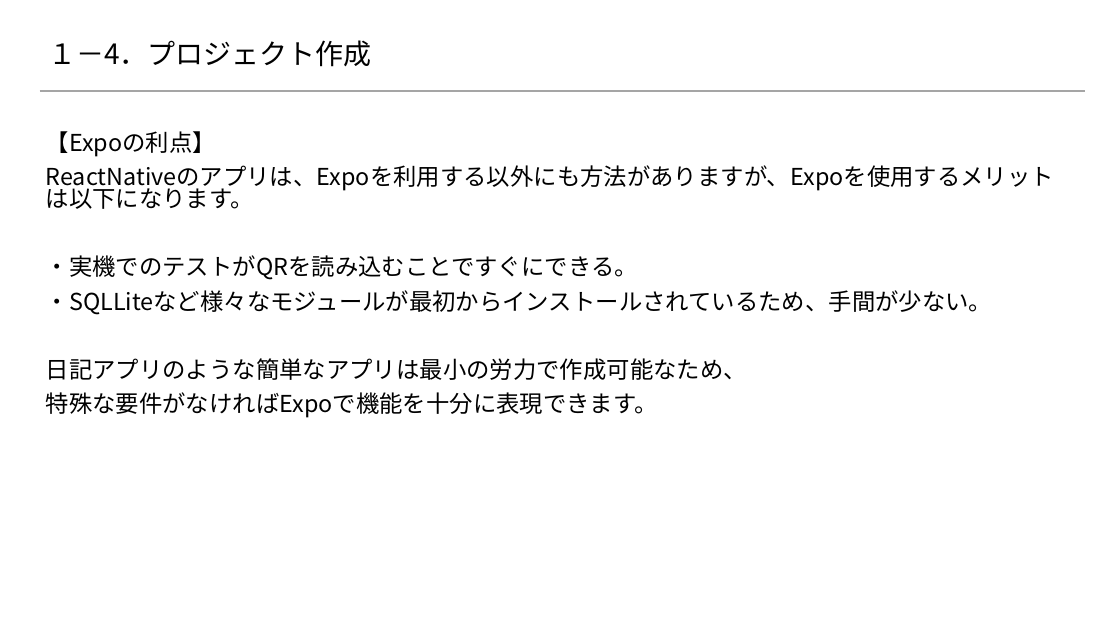
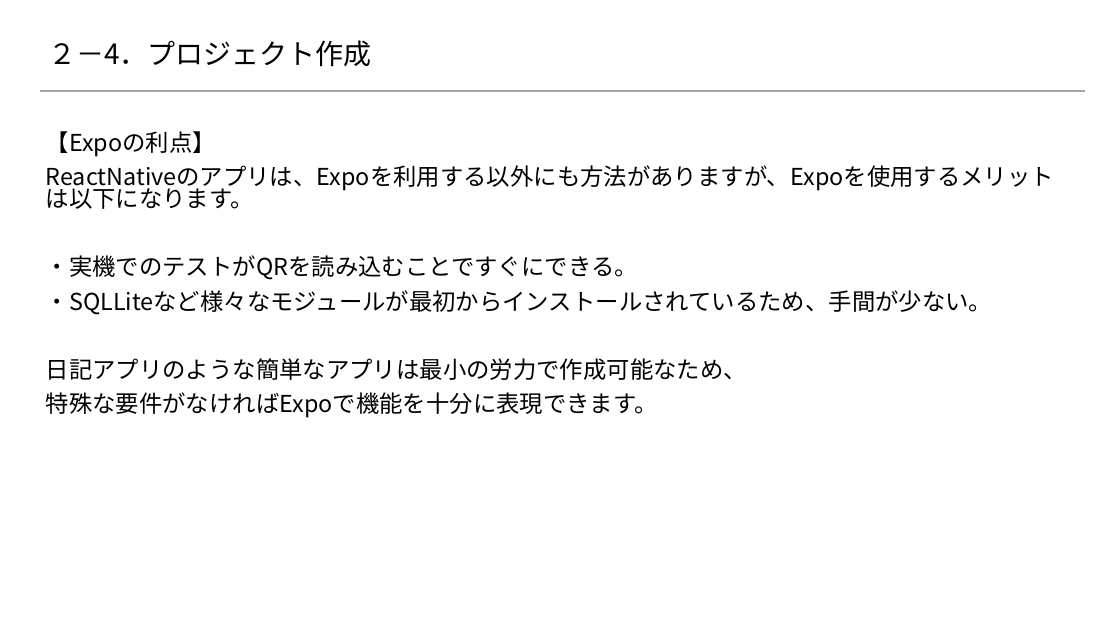
Before and after one commit to 2018SYSTEMI34/diary, a slide deck: slide 9 of doc/02_SlideShare/01.ネタ/4_スマホアプリ開発/dairy.pptx (slide 7 before the commit). Drawn at 1120x630 pixels with LibreOffice and Linux fonts; fonts in the diff are those of the drawing; background and template pictures are left out. Boxes give left, top, right and bottom in pixels: in the first picture for what was removed or moved away, otherwise in the second. Text is boxed around its words. In the diff, an @@ line names an element or a change of style, - is before the commit and + after.

```diff
--- a/doc/02_SlideShare/01.ネタ/4_スマホアプリ開発/dairy.pptx
+++ b/doc/02_SlideShare/01.ネタ/4_スマホアプリ開発/dairy.pptx
@@ title at (48, 40, 372, 67): text changed @@
-１－4．プロジェクト作成
+２－4．プロジェクト作成
```
Also in this commit, not shown: 7 other slides changed, 10 slides added, 1 slide removed.
